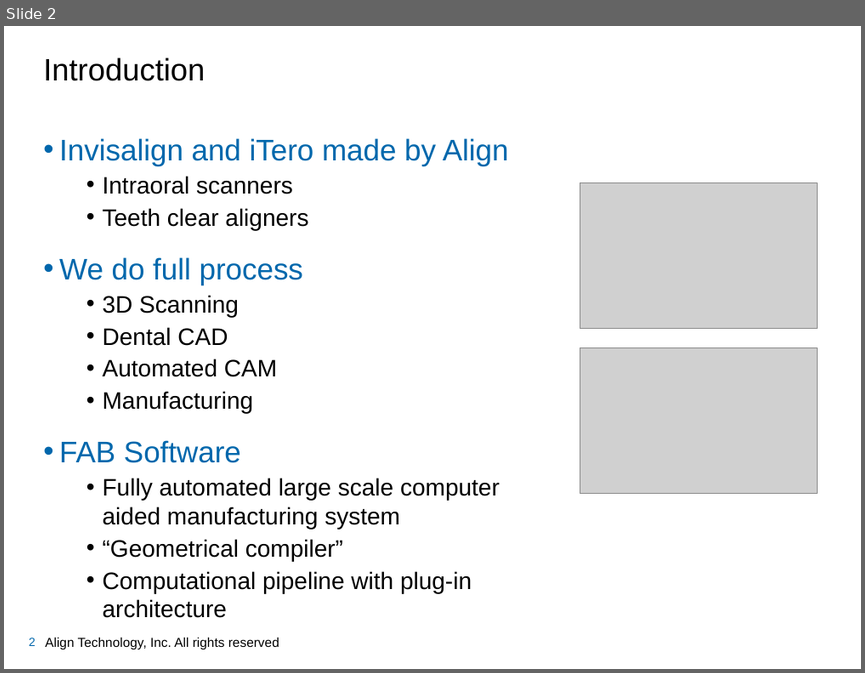
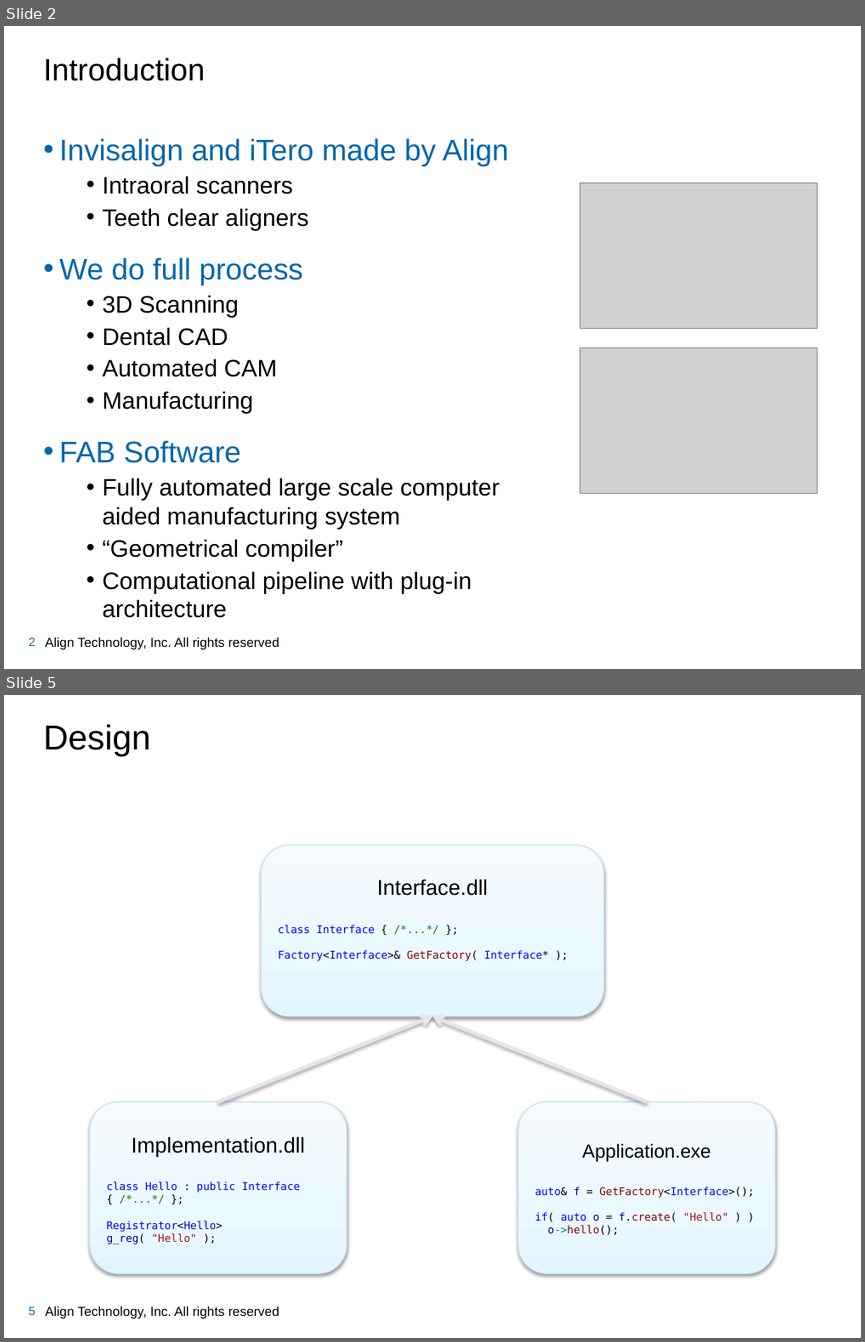
Before and after one commit to garlyon/MeetUp, a slide deck: Factory/Factory.pptx. Shown one above the other, each under a label of ours: slide 2 before the commit, slides 2 and 5 after it; the slides between them are not shown. The pictures are 865x673 and 865x1342 pixels, drawn with LibreOffice and Linux fonts; fonts in the diff are those of the drawing; grey boxes stand for pictures; background and template pictures are left out. Boxes give left, top, right and bottom in pixels: in the first picture for what was removed or moved away, otherwise in the second. Text is boxed around its words. In the diff, an @@ line names an element or a change of style, - is before the commit and + after.

```diff
--- a/Factory/Factory.pptx
+++ b/Factory/Factory.pptx
@@ slide 5 added at [4, 695, 861, 1338], background #FFFFFF @@
@@ title added at [43, 724, 150, 755], 29 pt, text #000000 @@
+Design
@@ rounded rectangle added at [261, 845, 604, 1016], fill gradient #E3F5FF to #EBF8FF to #F7FCFF, outline #C1E5F7 0.75 pt, 9 pt, text #0000FF @@
+Interface.dll
+class Interface { /*...*/ };
+Factory<Interface>& GetFactory( Interface* );
@@ arrow added from (218, 1102) to (432, 1016), #E6E6E7 3 pt @@
@@ arrow added from (647, 1102) to (432, 1016), #E6E6E7 3 pt @@
@@ rounded rectangle added at [90, 1102, 347, 1273], fill gradient #E3F5FF to #EBF8FF to #F7FCFF, outline #C1E5F7 0.75 pt, 9 pt, text #0000FF @@
+Implementation.dll
+class Hello : public Interface
+{ /*...*/ };
+Registrator<Hello> g_reg( "Hello" );
@@ rounded rectangle added at [518, 1102, 775, 1273], fill gradient #E3F5FF to #EBF8FF to #F7FCFF, outline #C1E5F7 0.75 pt, 9 pt, text #000000 @@
+Application.exe
+auto& f = GetFactory<Interface>();
+if( auto o = f.create( "Hello" ) )
+o->hello();
@@ page number added at [29, 1306, 35, 1315], 10 pt, text #0067AC @@
+5
@@ text added at [45, 1306, 279, 1318], 11 pt, text #000000 @@
+Align Technology, Inc. All rights reserved
```
Also in this commit, not shown: 6 slides changed.
